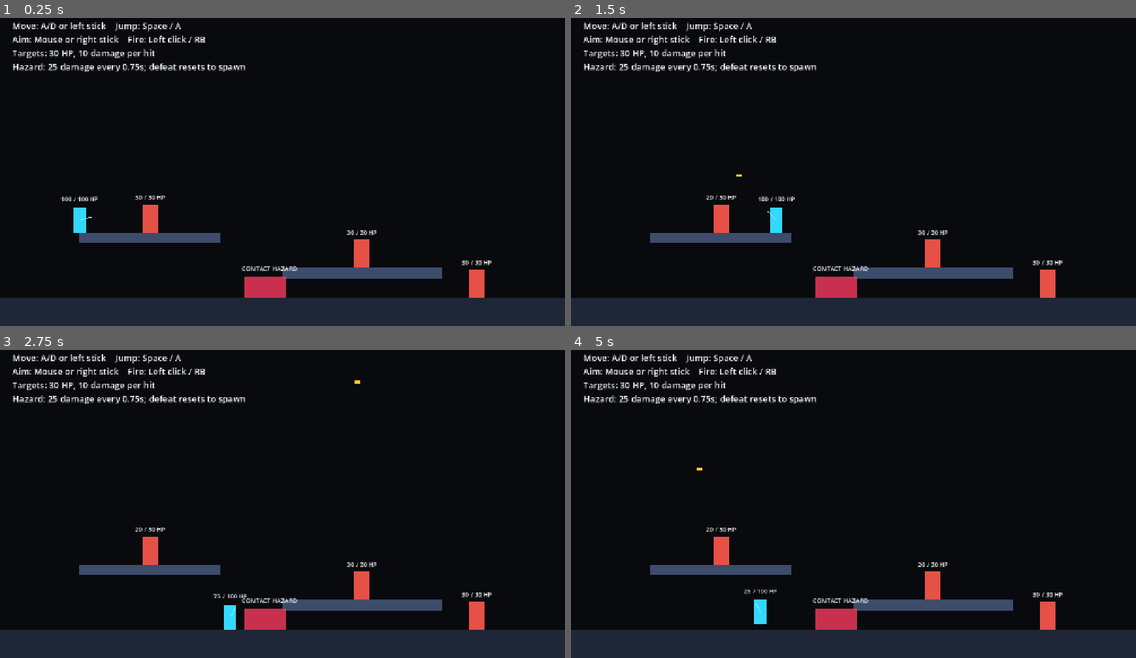
Above: before the commit, frames 1-4 (two rows, left to right).
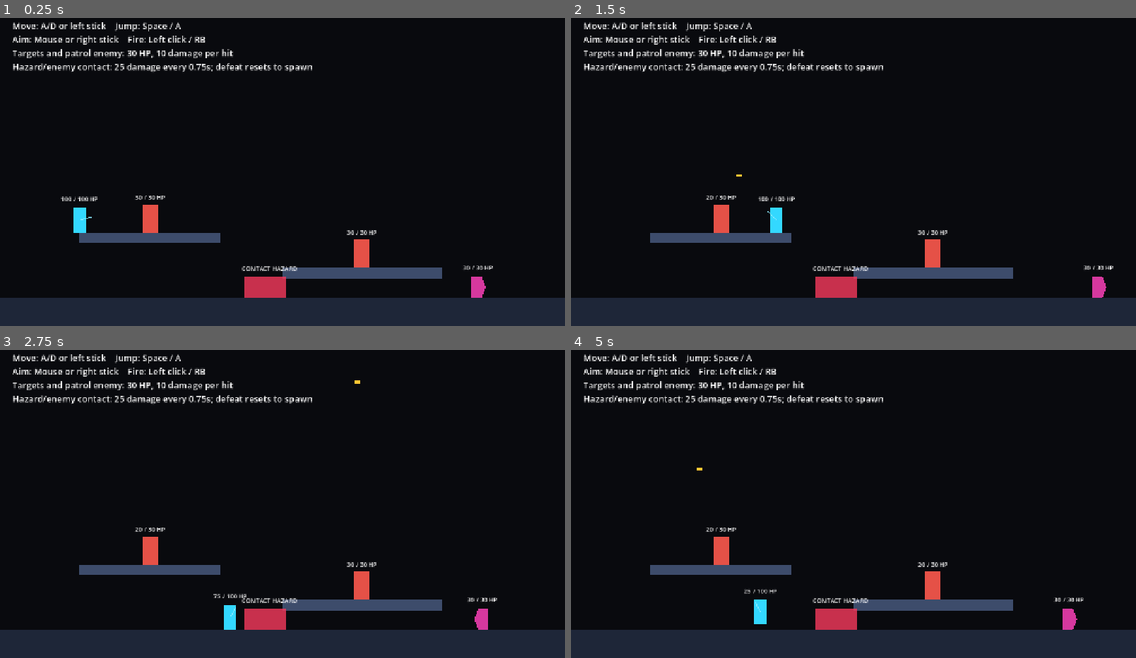
Above: after the commit, the same moments.

Repository: YangYuS8/riftwire
Game: Godot game, scene res://game/actors/player/movement_lab.tscn
Two runs of this game, one before a commit and one after it. Both use one fixed random seed, a clock stepped at 60 frames per second and the inputs below.
Inputs (mouse positions are in pixels of both pictures, inside the frame that each line leads up to):
- Up to frame 1 (0.25 s): no input
- Up to frame 2 (1.5 s): tap Enter at 0.5 s; move the mouse to (977, 150) at 0.52 s; hold D (move_right) from 0.53 s (still down); click (977, 150) at 0.6 s; tap Space (jump) at 0.77 s; move the mouse to (740, 184) at 1.27 s; click (740, 184) at 1.35 s
- Up to frame 3 (2.75 s): tap Space (jump) at 1.52 s; move the mouse to (339, 430) at 2.02 s; release D (move_right) at 2.03 s; hold A (move_left) from 2.03 s (still down); click (339, 430) at 2.1 s
- Up to frame 4 (5 s): move the mouse to (825, 562) at 2.77 s; release A (move_left) at 2.78 s; hold D (move_right) 2.78-4.28 s; click (825, 562) at 2.85 s; tap Space (jump) at 3.02, 3.77, 4.52 s; move the mouse to (1023, 547) at 3.52 s; click (1023, 547) at 3.6 s; move the mouse to (684, 451) at 4.27 s; hold A (move_left) from 4.28 s (still down); click (684, 451) at 4.35 s

The runs differ from the first frame. In frame 1, 1.5% of the frame differs, in the area x 7-88%, y 10-91%; in frame 2, 1.7%, in the area x 7-96%, y 10-91%; in frame 3, 1.6%; in frame 4, 1.7%.

Commit message:
feat: add first patrol enemy combat loop
Add a deterministic patrol model, composed hostile ground enemy, movement-lab integration, and automated combat coverage.

Closes #11.

Diff:
--- /dev/null
+++ b/game/actors/enemies/patrol_enemy/patrol_enemy.gd
@@ -0,0 +1,145 @@
+extends CharacterBody2D
+class_name PatrolEnemy
+
+signal destroyed
+
+@export_range(1.0, 1000000.0, 1.0, "or_greater") var maximum_health: float = 30.0
+@export_range(0.0, 2000.0, 1.0, "or_greater") var patrol_speed: float = 90.0
+@export_range(1.0, 5000.0, 1.0, "or_greater") var patrol_half_width: float = 140.0
+@export_range(0.0, 6000.0, 1.0, "or_greater") var gravity: float = 1800.0
+@export_range(1.0, 3000.0, 1.0, "or_greater") var max_fall_speed: float = 1100.0
+@export_range(0.0, 1000000.0, 0.1, "or_greater") var contact_damage: float = 25.0
+@export_range(0.016, 30.0, 0.001, "or_greater") var contact_repeat_interval_seconds: float = 0.75
+@export_enum("Left:-1", "Right:1") var initial_direction: int = 1
+
+@onready var _health_component: HealthComponent = $HealthComponent
+@onready var _hurtbox: Hurtbox = $Hurtbox
+@onready var _contact_damage_area: ContactDamageArea = $ContactDamageArea
+@onready var _visual: Polygon2D = $Visual
+@onready var _health_label: Label = $HealthLabel
+
+var _patrol_model: PatrolMovementModel
+var _spawn_x: float = 0.0
+var _destroyed: bool = false
+
+
+func _ready() -> void:
+	_spawn_x = global_position.x
+	_patrol_model = PatrolMovementModel.new(
+		_spawn_x,
+		patrol_half_width,
+		float(initial_direction)
+	)
+	_health_component.configure(maximum_health)
+	_hurtbox.set_health_component(_health_component)
+	_contact_damage_area.damage = maxf(0.0, contact_damage)
+	_contact_damage_area.repeat_interval_seconds = maxf(
+		0.001,
+		contact_repeat_interval_seconds
+	)
+	_health_component.health_changed.connect(_on_health_changed)
+	_health_component.depleted.connect(_on_depleted)
+	_update_presentation()
+
+
+func _physics_process(delta: float) -> void:
+	simulate_patrol(delta)
+
+
+func simulate_patrol(delta: float) -> void:
+	assert(delta >= 0.0, "Patrol enemy simulation delta cannot be negative.")
+	if _destroyed or delta <= 0.0:
+		return
+	_ensure_patrol_model()
+
+	var desired_x := _patrol_model.step(global_position.x, patrol_speed, delta)
+	velocity.x = (desired_x - global_position.x) / delta
+	if is_on_floor() and velocity.y > 0.0:
+		velocity.y = 0.0
+	else:
+		velocity.y = minf(velocity.y + gravity * delta, max_fall_speed)
+
+	move_and_slide()
+	if is_on_wall():
+		_patrol_model.reverse_direction()
+	global_position.x = clampf(
+		global_position.x,
+		_patrol_model.left_bound,
+		_patrol_model.right_bound
+	)
+	_update_facing()
+
+
+func get_health_component() -> HealthComponent:
+	return _health_component
+
+
+func get_hurtbox() -> Hurtbox:
+	return _hurtbox
+
+
+func get_contact_damage_area() -> ContactDamageArea:
+	return _contact_damage_area
+
+
+func get_patrol_direction() -> float:
+	_ensure_patrol_model()
+	return _patrol_model.direction
+
+
+func get_patrol_bounds() -> Vector2:
+	_ensure_patrol_model()
+	return _patrol_model.get_bounds()
+
+
+func get_spawn_x() -> float:
+	return _spawn_x
+
+
+func _ensure_patrol_model() -> void:
+	if _patrol_model == null:
+		_spawn_x = global_position.x
+		_patrol_model = PatrolMovementModel.new(
+			_spawn_x,
+			patrol_half_width,
+			float(initial_direction)
+		)
+
+
+func _on_health_changed(
+	_previous_health: float,
+	_current_health: float,
+	_maximum_health: float
+) -> void:
+	_update_health_label()
+
+
+func _on_depleted() -> void:
+	if _destroyed:
+		return
+	_destroyed = true
+	velocity = Vector2.ZERO
+	_hurtbox.monitorable = false
+	_contact_damage_area.monitoring = false
+	destroyed.emit()
+	queue_free()
+
+
+func _update_presentation() -> void:
+	_update_facing()
+	_update_health_label()
+
+
+func _update_facing() -> void:
+	if _visual == null or _patrol_model == null:
+		return
+	_visual.scale.x = _patrol_model.direction
+
+
+func _update_health_label() -> void:
+	if _health_label == null:
+		return
+	_health_label.text = "%d / %d HP" % [
+		int(round(_health_component.current_health)),
+		int(round(_health_component.maximum_health)),
+	]
--- /dev/null
+++ b/game/actors/enemies/patrol_enemy/patrol_enemy.tscn
@@ -0,0 +1,70 @@
+[gd_scene load_steps=8 format=3]
+
+[ext_resource type="Script" path="res://game/actors/enemies/patrol_enemy/patrol_enemy.gd" id="1_enemy"]
+[ext_resource type="Script" path="res://game/combat/health/health_component.gd" id="2_health"]
+[ext_resource type="Script" path="res://game/combat/damage/hurtbox.gd" id="3_hurtbox"]
+[ext_resource type="Script" path="res://game/combat/damage/contact_damage_area.gd" id="4_contact"]
+
+[sub_resource type="CapsuleShape2D" id="CapsuleShape2D_body"]
+radius = 13.0
+height = 48.0
+
+[sub_resource type="RectangleShape2D" id="RectangleShape2D_hurtbox"]
+size = Vector2(30, 48)
+
+[sub_resource type="RectangleShape2D" id="RectangleShape2D_contact"]
+size = Vector2(36, 52)
+
+[node name="PatrolEnemy" type="CharacterBody2D"]
+collision_layer = 8
+collision_mask = 1
+floor_snap_length = 6.0
+floor_stop_on_slope = true
+script = ExtResource("1_enemy")
+maximum_health = 30.0
+patrol_speed = 90.0
+patrol_half_width = 140.0
+contact_damage = 25.0
+contact_repeat_interval_seconds = 0.75
+
+[node name="CollisionShape2D" type="CollisionShape2D" parent="."]
+shape = SubResource("CapsuleShape2D_body")
+
+[node name="Visual" type="Polygon2D" parent="."]
+polygon = PackedVector2Array(-14, -24, 9, -24, 18, 0, 9, 24, -14, 24)
+color = Color(0.84, 0.22, 0.62, 1)
+
+[node name="HealthComponent" type="Node" parent="."]
+script = ExtResource("2_health")
+maximum_health = 30.0
+
+[node name="Hurtbox" type="Area2D" parent="."]
+collision_layer = 2
+collision_mask = 0
+monitoring = false
+monitorable = true
+script = ExtResource("3_hurtbox")
+
+[node name="CollisionShape2D" type="CollisionShape2D" parent="Hurtbox"]
+shape = SubResource("RectangleShape2D_hurtbox")
+
+[node name="ContactDamageArea" type="Area2D" parent="."]
+collision_layer = 0
+collision_mask = 4
+monitoring = true
+monitorable = false
+script = ExtResource("4_contact")
+damage = 25.0
+repeat_interval_seconds = 0.75
+
+[node name="CollisionShape2D" type="CollisionShape2D" parent="ContactDamageArea"]
+shape = SubResource("RectangleShape2D_contact")
+
+[node name="HealthLabel" type="Label" parent="."]
+offset_left = -48.0
+offset_top = -54.0
+offset_right = 48.0
+offset_bottom = -30.0
+theme_override_font_sizes/font_size = 14
+text = "30 / 30 HP"
+horizontal_alignment = 1
--- /dev/null
+++ b/game/actors/enemies/patrol_enemy/patrol_movement_model.gd
@@ -0,0 +1,50 @@
+extends RefCounted
+class_name PatrolMovementModel
+
+var left_bound: float = -140.0
+var right_bound: float = 140.0
+var direction: float = 1.0
+
+
+func _init(
+	center_x: float = 0.0,
+	half_width: float = 140.0,
+	initial_direction: float = 1.0
+) -> void:
+	configure(center_x, half_width, initial_direction)
+
+
+func configure(center_x: float, half_width: float, initial_direction: float = 1.0) -> void:
+	assert(half_width > 0.0, "Patrol half-width must be greater than zero.")
+	left_bound = center_x - maxf(0.001, half_width)
+	right_bound = center_x + maxf(0.001, half_width)
+	direction = -1.0 if initial_direction < 0.0 else 1.0
+
+
+func step(current_x: float, speed: float, delta: float) -> float:
+	assert(speed >= 0.0, "Patrol speed cannot be negative.")
+	assert(delta >= 0.0, "Patrol simulation delta cannot be negative.")
+	var next_x := clampf(current_x, left_bound, right_bound)
+	if speed <= 0.0 or delta <= 0.0:
+		return next_x
+
+	next_x += direction * speed * delta
+	var reflection_count := 0
+	while (next_x < left_bound or next_x > right_bound) and reflection_count < 128:
+		if next_x > right_bound:
+			next_x = right_bound - (next_x - right_bound)
+			direction = -1.0
+		elif next_x < left_bound:
+			next_x = left_bound + (left_bound - next_x)
+			direction = 1.0
+		reflection_count += 1
+
+	return clampf(next_x, left_bound, right_bound)
+
+
+func reverse_direction() -> void:
+	direction *= -1.0
+
+
+func get_bounds() -> Vector2:
+	return Vector2(left_bound, right_bound)
--- a/game/actors/player/movement_lab.tscn
+++ b/game/actors/player/movement_lab.tscn
@@ -1,8 +1,9 @@
-[gd_scene load_steps=7 format=3]
+[gd_scene load_steps=8 format=3]
 
 [ext_resource type="PackedScene" path="res://game/actors/player/player.tscn" id="1_player"]
 [ext_resource type="PackedScene" path="res://game/actors/enemies/target_dummy/target_dummy.tscn" id="2_dummy"]
 [ext_resource type="PackedScene" path="res://game/combat/damage/contact_damage_area.tscn" id="3_hazard"]
+[ext_resource type="PackedScene" path="res://game/actors/enemies/patrol_enemy/patrol_enemy.tscn" id="4_patrol_enemy"]
 
 [sub_resource type="RectangleShape2D" id="RectangleShape2D_floor"]
 size = Vector2(1280, 64)
@@ -61,13 +62,14 @@
 [node name="LandingDummy" parent="." instance=ExtResource("2_dummy")]
 position = Vector2(820, 556)
 
-[node name="FloorDummy" parent="." instance=ExtResource("2_dummy")]
-position = Vector2(1080, 624)
+[node name="FloorPatrolEnemy" parent="." instance=ExtResource("4_patrol_enemy")]
+position = Vector2(1060, 624)
+patrol_half_width = 140.0
 
 [node name="Instructions" type="Label" parent="."]
 offset_left = 28.0
 offset_top = 24.0
-offset_right = 1120.0
-offset_bottom = 132.0
+offset_right = 1180.0
+offset_bottom = 156.0
 theme_override_font_sizes/font_size = 20
-text = "Move: A/D or left stick    Jump: Space / A\nAim: Mouse or right stick    Fire: Left click / RB\nTargets: 30 HP, 10 damage per hit\nHazard: 25 damage every 0.75s; defeat resets to spawn"
+text = "Move: A/D or left stick    Jump: Space / A\nAim: Mouse or right stick    Fire: Left click / RB\nTargets and patrol enemy: 30 HP, 10 damage per hit\nHazard/enemy contact: 25 damage every 0.75s; defeat resets to spawn"
--- /dev/null
+++ b/tests/integration/enemies/test_patrol_enemy_scene.gd
@@ -0,0 +1,77 @@
+extends GutTest
+
+const PATROL_ENEMY_SCENE: PackedScene = preload(
+	"res://game/actors/enemies/patrol_enemy/patrol_enemy.tscn"
+)
+const BASE_PROJECTILE_SCENE: PackedScene = preload(
+	"res://game/combat/projectiles/base_projectile.tscn"
+)
+
+
+func test_scene_composes_existing_combat_components() -> void:
+	var fixture := Node2D.new()
+	add_child_autofree(fixture)
+	var enemy := PATROL_ENEMY_SCENE.instantiate() as PatrolEnemy
+	enemy.position = Vector2(200.0, 100.0)
+	fixture.add_child(enemy)
+	await get_tree().process_frame
+
+	assert_almost_eq(enemy.get_health_component().current_health, 30.0, 0.001)
+	assert_eq(enemy.get_hurtbox().get_health_component(), enemy.get_health_component())
+	assert_almost_eq(enemy.get_contact_damage_area().damage, 25.0, 0.001)
+	assert_almost_eq(
+		enemy.get_contact_damage_area().repeat_interval_seconds,
+		0.75,
+		0.001
+	)
+	assert_eq(enemy.get_patrol_bounds(), Vector2(60.0, 340.0))
+
+
+func test_enemy_moves_horizontally_and_stays_inside_patrol_bounds() -> void:
+	var fixture := Node2D.new()
+	add_child_autofree(fixture)
+	var enemy := PATROL_ENEMY_SCENE.instantiate() as PatrolEnemy
+	enemy.gravity = 0.0
+	enemy.patrol_speed = 120.0
+	enemy.patrol_half_width = 20.0
+	enemy.position = Vector2(100.0, 100.0)
+	fixture.add_child(enemy)
+	await _wait_physics_frames(1)
+	var start_x := enemy.global_position.x
+
+	await _wait_physics_frames(5)
+
+	assert_gt(enemy.global_position.x, start_x)
+	assert_between(enemy.global_position.x, 79.999, 120.001)
+
+	await _wait_physics_frames(20)
+
+	assert_between(enemy.global_position.x, 79.999, 120.001)
+	assert_almost_eq(enemy.get_patrol_direction(), -1.0, 0.001)
+
+
+func test_three_default_projectiles_destroy_enemy_once() -> void:
+	var fixture := Node2D.new()
+	add_child_autofree(fixture)
+	var enemy := PATROL_ENEMY_SCENE.instantiate() as PatrolEnemy
+	enemy.gravity = 0.0
+	fixture.add_child(enemy)
+	await get_tree().process_frame
+	var destroyed_events: Array[int] = []
+	enemy.destroyed.connect(func() -> void: destroyed_events.append(1))
+
+	for _shot in range(3):
+		var projectile := BASE_PROJECTILE_SCENE.instantiate() as BaseProjectile
+		fixture.add_child(projectile)
+		projectile.configure(Vector2.RIGHT, 0.0, 1.0, 10.0)
+		projectile.resolve_hit(enemy.get_hurtbox())
+
+	await get_tree().process_frame
+
+	assert_eq(destroyed_events.size(), 1)
+	assert_false(is_instance_valid(enemy))
+
+
+func _wait_physics_frames(frame_count: int) -> void:
+	for _frame in range(frame_count):
+		await get_tree().physics_frame
--- /dev/null
+++ b/tests/unit/enemies/test_patrol_movement_model.gd
@@ -0,0 +1,29 @@
+extends GutTest
+
+
+func test_patrol_reflects_at_both_bounds() -> void:
+	var right_model := PatrolMovementModel.new(100.0, 10.0, 1.0)
+	var right_reflection := right_model.step(109.0, 4.0, 1.0)
+
+	assert_almost_eq(right_reflection, 107.0, 0.001)
+	assert_almost_eq(right_model.direction, -1.0, 0.001)
+
+	var left_model := PatrolMovementModel.new(100.0, 10.0, -1.0)
+	var left_reflection := left_model.step(91.0, 4.0, 1.0)
+
+	assert_almost_eq(left_reflection, 93.0, 0.001)
+	assert_almost_eq(left_model.direction, 1.0, 0.001)
+
+
+func test_fixed_step_patrol_sequence_is_repeatable_and_bounded() -> void:
+	var first_model := PatrolMovementModel.new(0.0, 30.0, 1.0)
+	var second_model := PatrolMovementModel.new(0.0, 30.0, 1.0)
+	var first_x := 0.0
+	var second_x := 0.0
+
+	for _step in range(240):
+		first_x = first_model.step(first_x, 90.0, 1.0 / 60.0)
+		second_x = second_model.step(second_x, 90.0, 1.0 / 60.0)
+		assert_almost_eq(first_x, second_x, 0.000001)
+		assert_almost_eq(first_model.direction, second_model.direction, 0.000001)
+		assert_between(first_x, -30.000001, 30.000001)
Not shown, added: game/actors/enemies/patrol_enemy/patrol_enemy.gd.uid
Not shown, added: game/actors/enemies/patrol_enemy/patrol_movement_model.gd.uid
Not shown, added: tests/integration/enemies/test_patrol_enemy_scene.gd.uid
Not shown, added: tests/unit/enemies/test_patrol_movement_model.gd.uid
